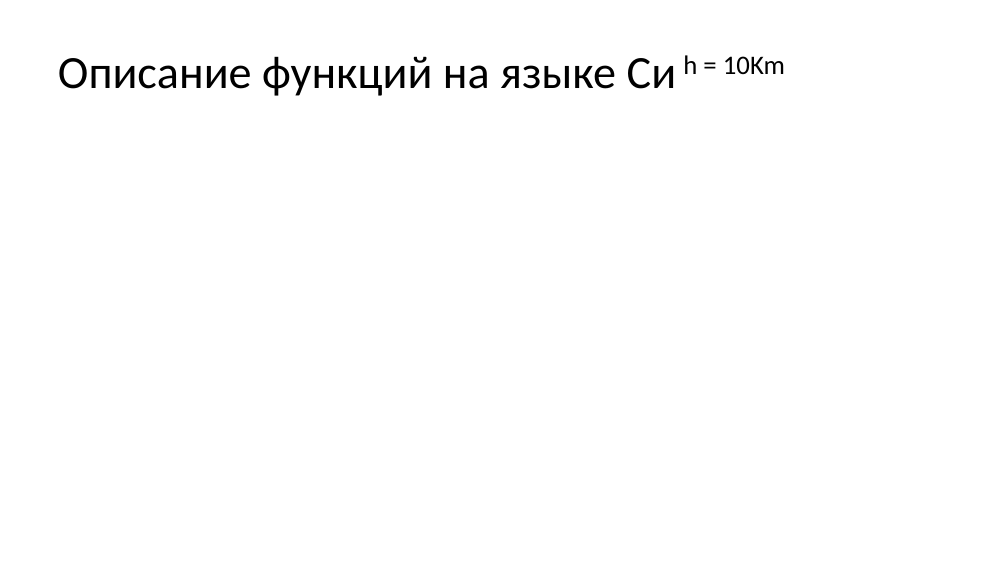
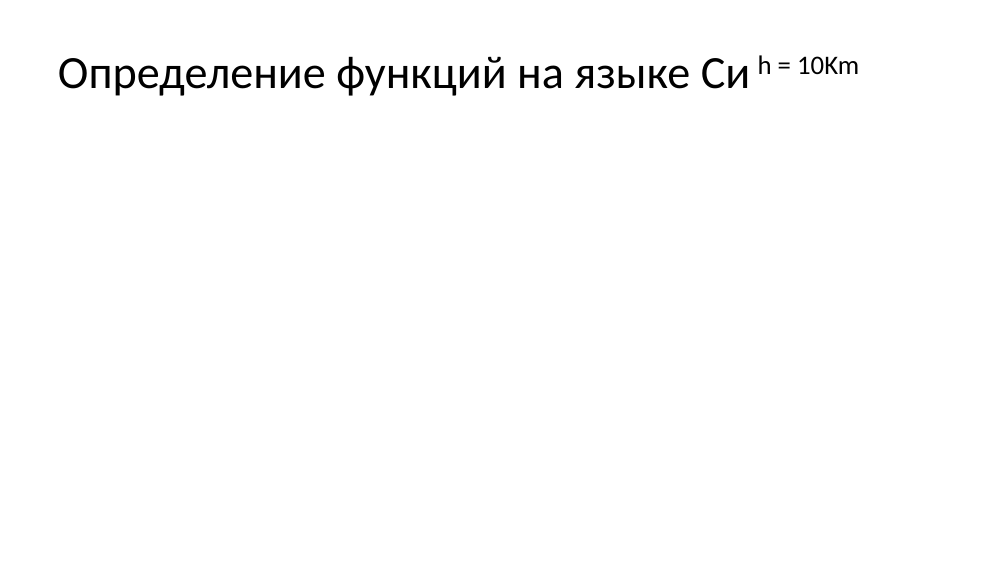
Before and after one commit to Evgueni-Petrov-aka-espetrov/Algorithms-and-Programming-in-C-pptx, a slide deck: slide 43 of 05 Функции.pptx. Drawn at 1008x567 pixels with LibreOffice and Linux fonts; fonts in the diff are those of the drawing. Boxes give left, top, right and bottom in pixels: in the first picture for what was removed or moved away, otherwise in the second. Text is boxed around its words. In the diff, an @@ line names an element or a change of style, - is before the commit and + after.

```diff
--- a/05 Функции.pptx
+++ b/05 Функции.pptx
@@ title at (x1=58, y1=55, x2=859, y2=96): text changed @@
-Описание функций на языке Си h = 10Km
+Определение функций на языке Си h = 10Km
```
Also in this commit, not shown: 17 other slides changed, 5 other files.
